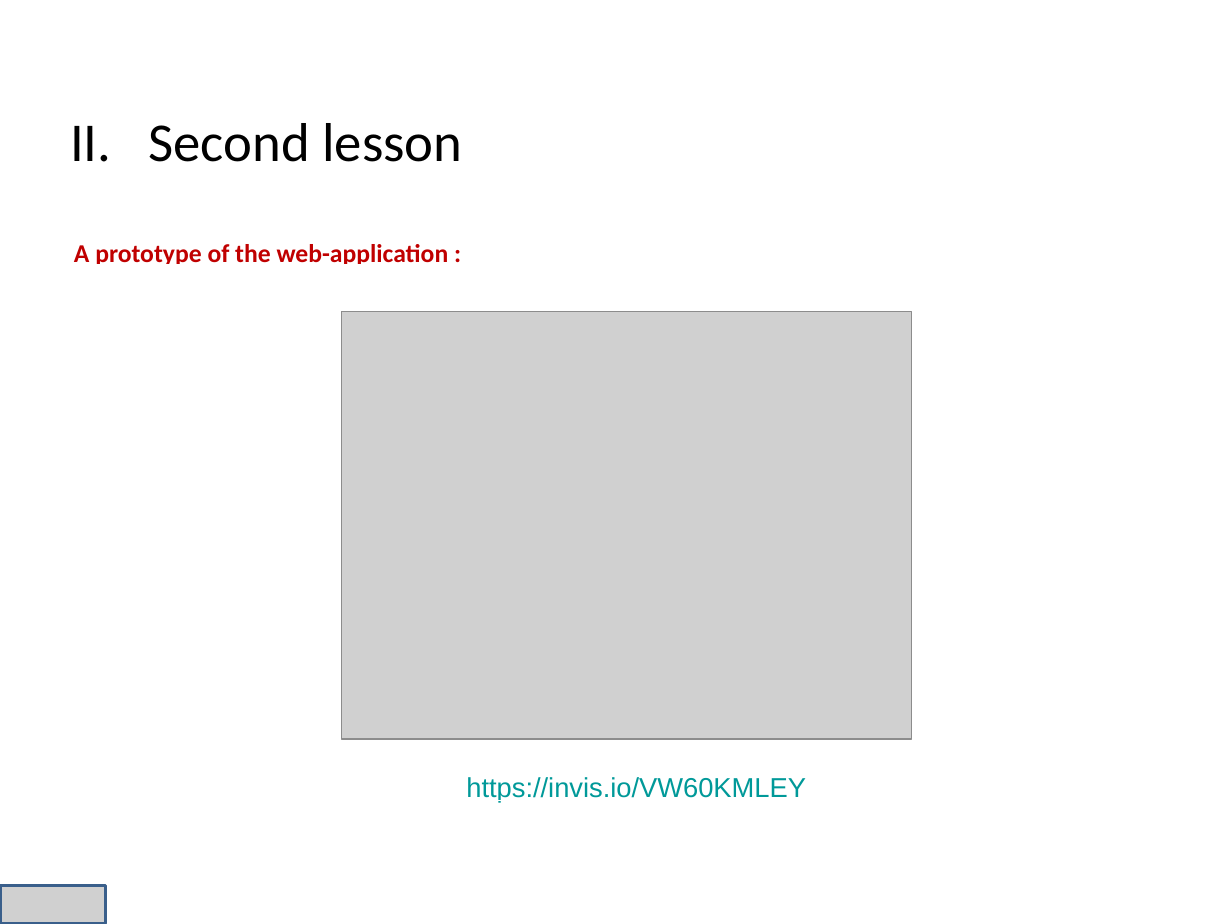
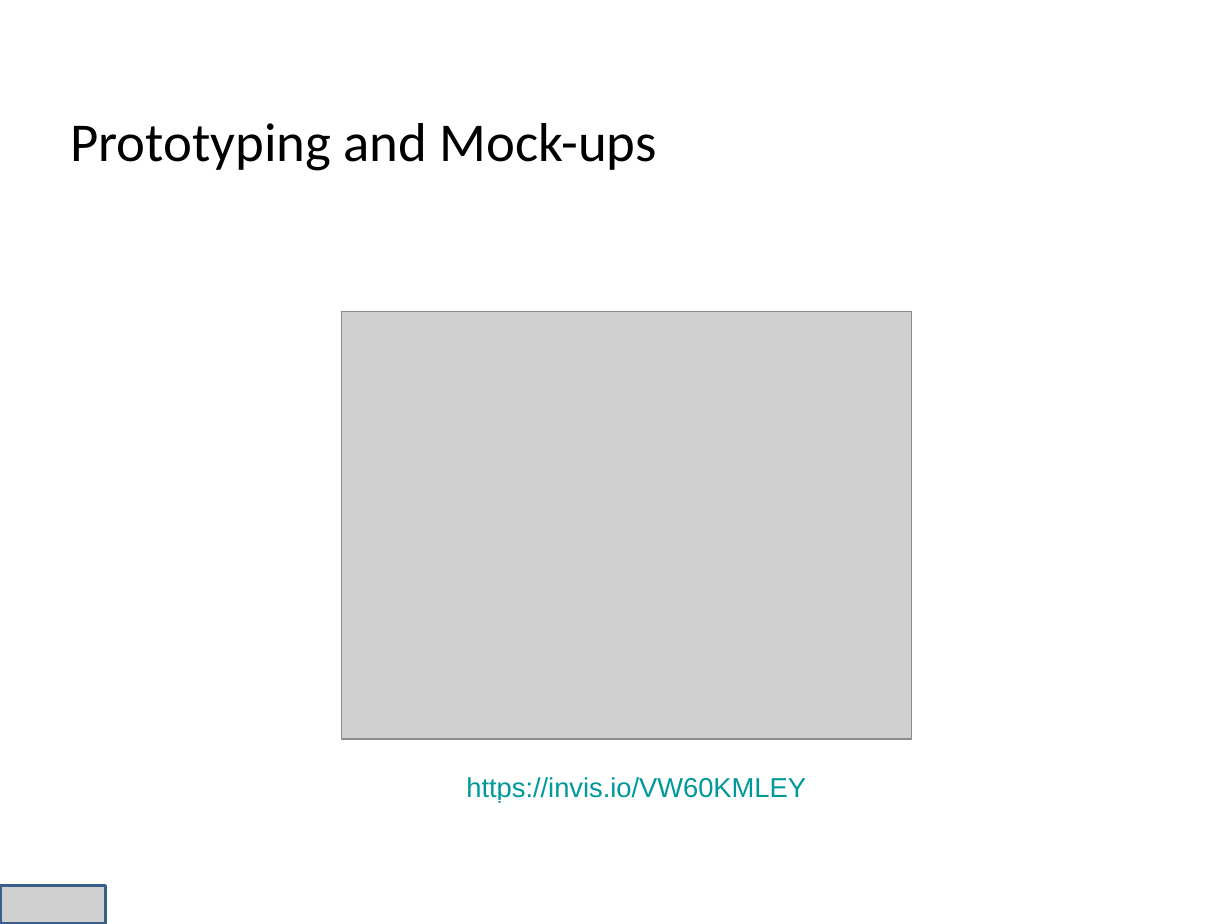
Before and after one commit to niss93/Preplane, a slide deck: slide 11 of Presentation.pptx (slide 12 before the commit). Drawn at 1232x924 pixels with LibreOffice and Linux fonts; fonts in the diff are those of the drawing; grey boxes stand for pictures; background and template pictures are left out. Boxes give left, top, right and bottom in pixels: in the first picture for what was removed or moved away, otherwise in the second. Text is boxed around its words. In the diff, an @@ line names an element or a change of style, - is before the commit and + after.

```diff
--- a/Presentation.pptx
+++ b/Presentation.pptx
@@ text at [70,123,657,171]: text changed @@
-II. Second lesson
+Prototyping and Mock-ups
@@ text removed at [74,244,449,264] @@
-A prototype of the web-application :
```
Also in this commit, not shown: 6 other slides changed, 5 slides added, 8 slides removed, 3 other files.
